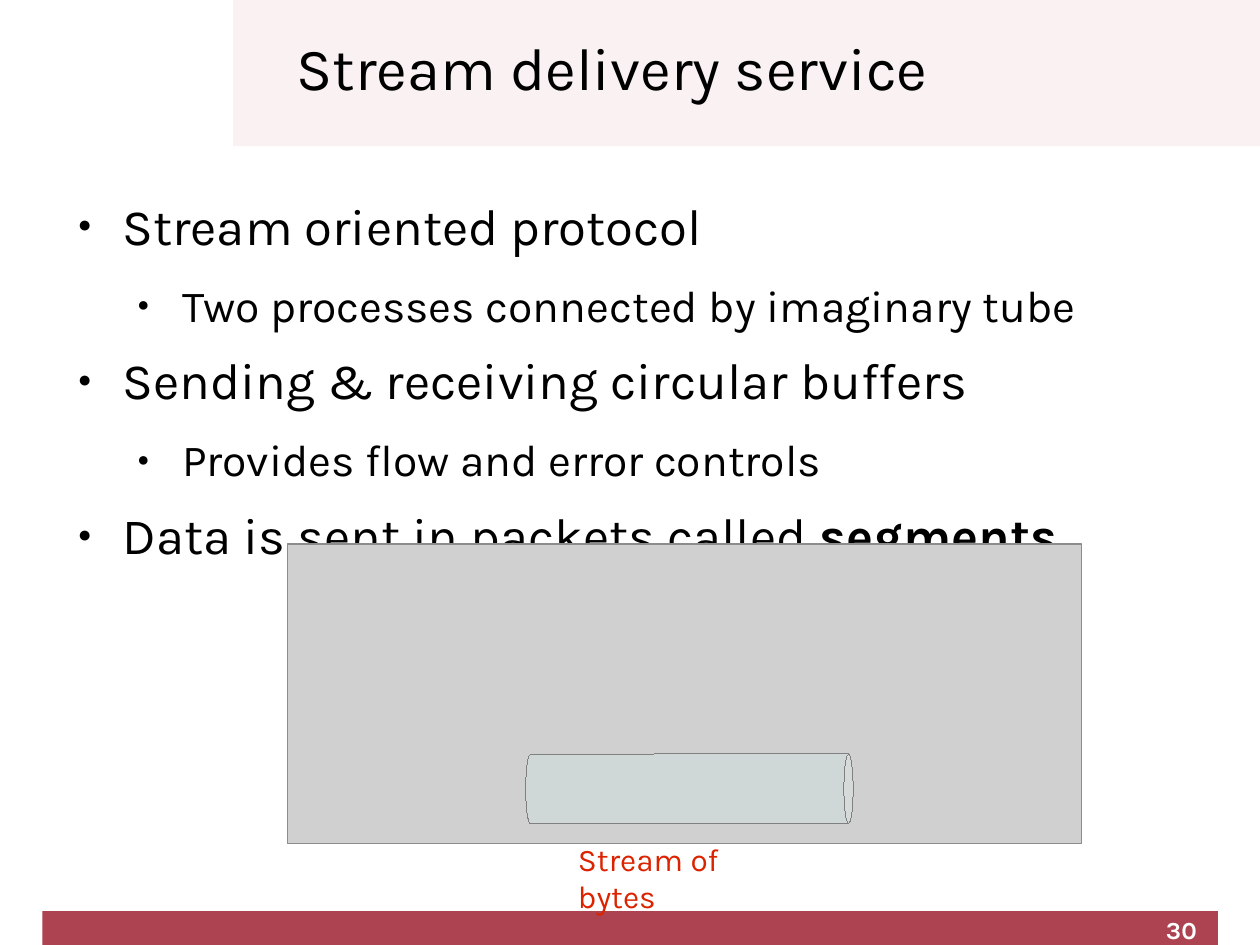
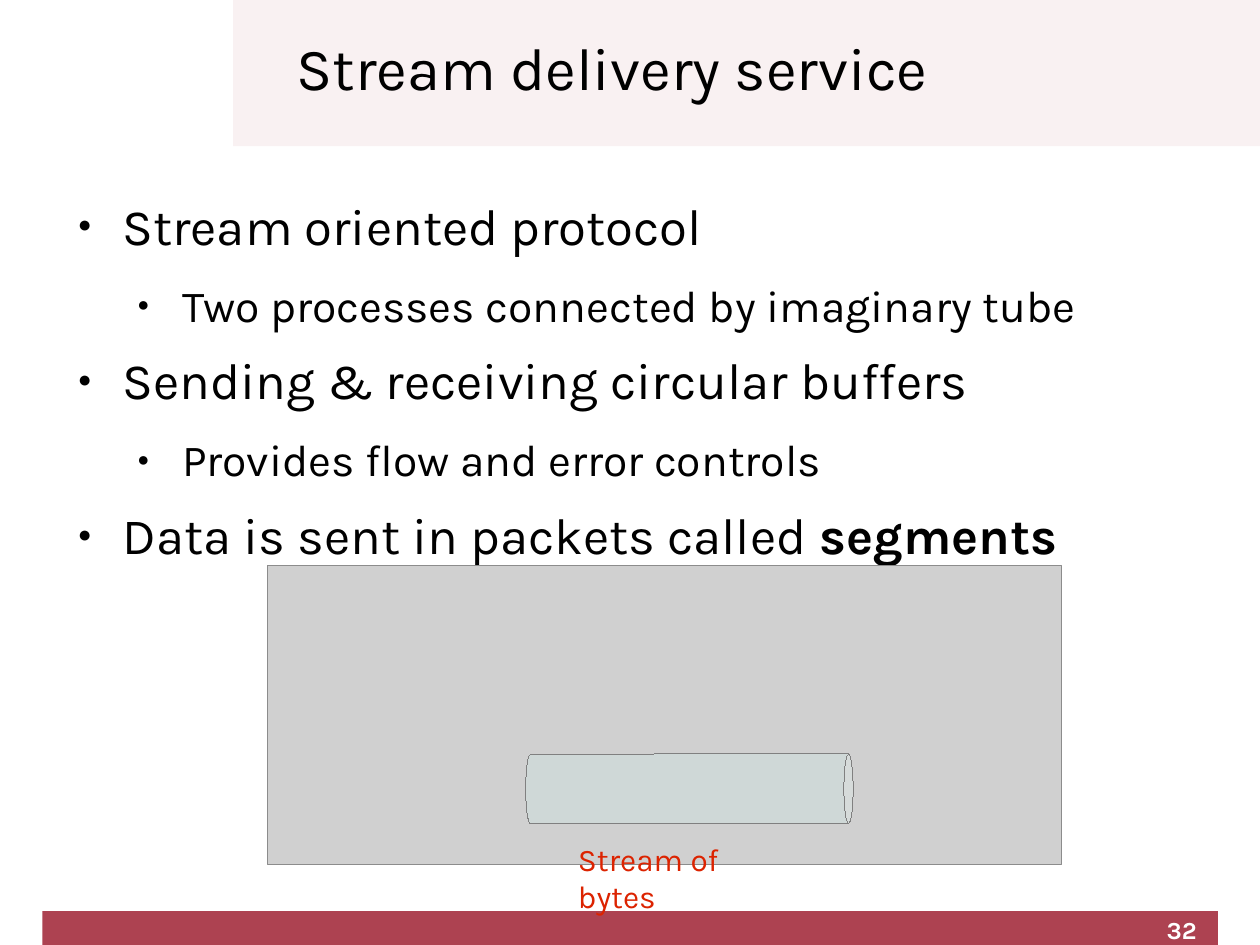
Before and after one commit to cletomartin/redes1, a slide deck: slide 32 of slides/transport.odp (slide 30 before the commit). Drawn at 1260x945 pixels with LibreOffice and Linux fonts; fonts in the diff are those of the drawing; grey boxes stand for pictures; background and template pictures are left out. Boxes give left, top, right and bottom in pixels: in the first picture for what was removed or moved away, otherwise in the second. Text is boxed around its words. In the diff, an @@ line names an element or a change of style, - is before the commit and + after.

```diff
--- a/slides/transport.odp
+++ b/slides/transport.odp
@@ picture: place and size @@
-picture at <box>287,544,1081,844</box>
+picture at <box>268,566,1062,866</box>
@@ page number at <box>1167,923,1197,940</box>: text changed @@
-30
+32
```
Also in this commit, not shown: 2 other slides changed, 2 slides added, 1 other file.
